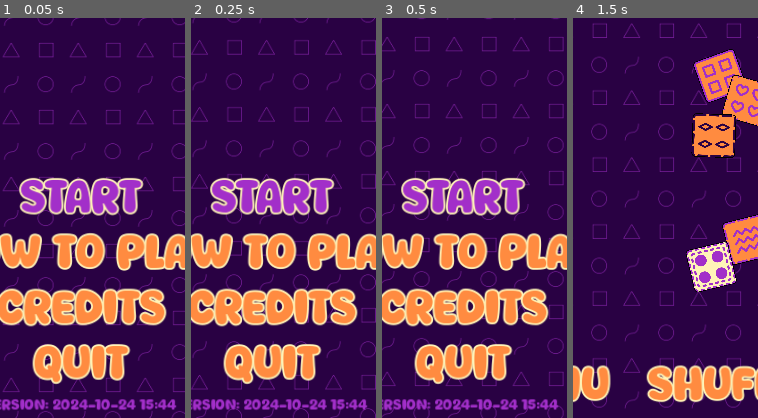
Above: before the commit, frames 1-4 (left to right).
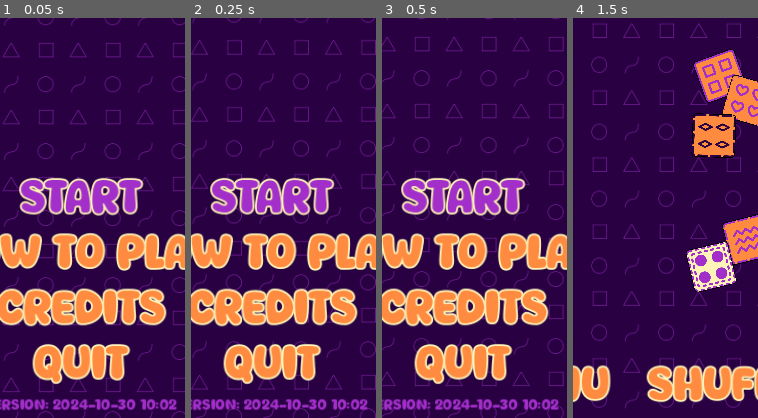
Above: after the commit, the same moments.

Repository: magopian/rummager
Game: Godot game, scene res://start_menu.tscn
Same seed, same stepped clock (60 frames per second), same inputs: the game is played once before the commit and once after it.
Inputs:
- Up to frame 1 (0.05 s): no input
- Up to frame 2 (0.25 s): no input
- Up to frame 3 (0.5 s): no input
- Up to frame 4 (1.5 s): click "START" at 0.5 s; click "Let's go!" at 1.25 s
The pictures show only the part of the screen within x 28-78%, y 48-98%; the shares and areas given below are measured in that part.

The runs differ from the first frame. In frame 1, 0.5% of the frame differs, in the area x 63-96%, y 95-98%; in frame 2, 0.5%; in frame 3, 0.5%; in frame 4, nothing differs.

Commit message:
Bump version number

Diff:
--- a/project.godot
+++ b/project.godot
@@ -11,7 +11,7 @@
 [application]
 
 config/name="Rummager"
-config/version="2024-10-24 15:44"
+config/version="2024-10-30 10:02"
 run/main_scene="res://start_menu.tscn"
 config/features=PackedStringArray("4.3", "Mobile")
 boot_splash/image="res://assets/boot_splash.png"
